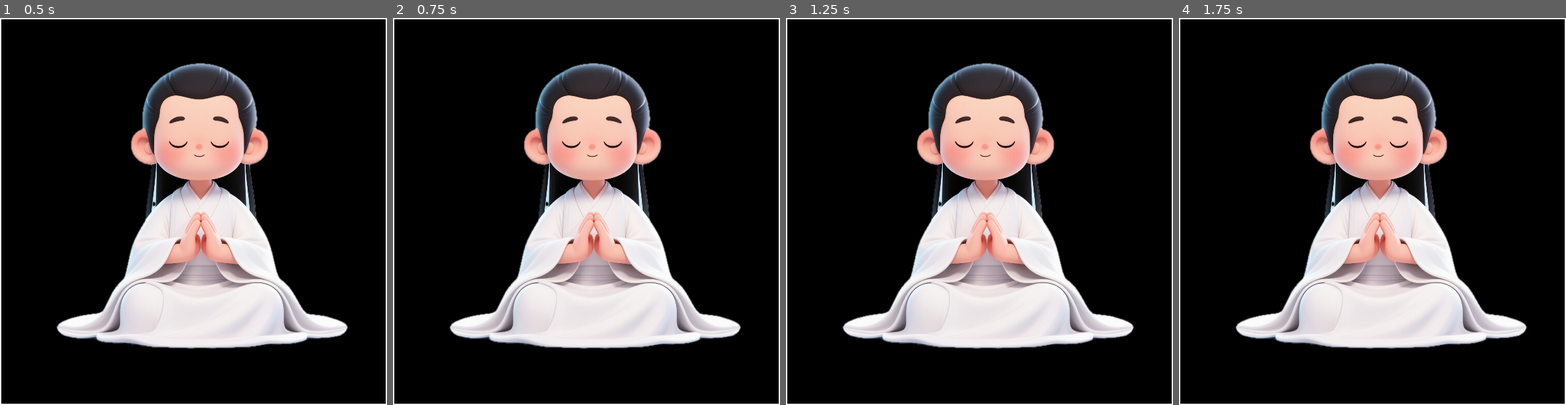
Above: before the commit, frames 1-4 (left to right).
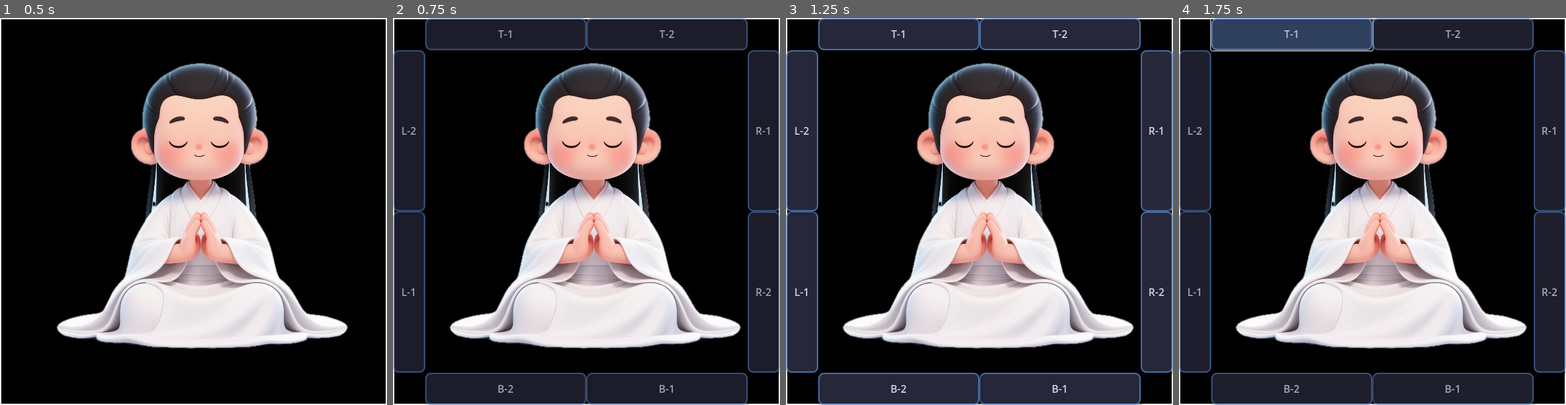
Above: after the commit, the same moments.

Repository: lichen63/cyber-cultivation
Game: Godot game, scene res://scenes/Main.tscn
The game is run twice, just before and just after one commit, with the same random seed, the same clock (stepped at 60 frames per second) and the same inputs.
Inputs (mouse positions are in pixels of both pictures, inside the frame that each line leads up to):
- Up to frame 1 (0.5 s): no input
- Up to frame 2 (0.75 s): tap Enter at 0.5 s; drag from (586, 211) to (625, 126) at 0.52 s
- Up to frame 3 (1.25 s): no input
- Up to frame 4 (1.75 s): click (1291, 33) at 1.25 s, where only the run after the commit has a clickable "T-1"

Frame 1 is identical in both runs. In frame 2, 28% of the frame differs, in the area x 0-100%, y 0-100%; in frame 3, 28%; in frame 4, 28%.

Commit message:
feat: add around buttons when mouse hover on window (#1)
* add hover buttons

* refine hover buttons

* refien button sytle

* add todo list

* update TODO

Diff:
--- a/scripts/ui/Main.gd
+++ b/scripts/ui/Main.gd
@@ -1,8 +1,20 @@
 extends Control
 
-# Variables for window dragging
+# Node references
+@onready var character_node: TextureRect = $Character
+
+# Action button system
+var action_buttons: Array[Button] = []
+var buttons_visible: bool = false
+var show_tween: Tween
+var hide_tween: Tween
+var is_animating: bool = false
+
+# Window dragging system
 var is_dragging: bool = false
 var mouse_initial_pos: Vector2 = Vector2.ZERO
+
+# === LIFECYCLE METHODS ===
 
 func _ready() -> void:
   # Enable transparent background
@@ -11,6 +23,15 @@
 
   # Enable drawing for border
   set_process(true)
+
+  # Create action buttons
+  create_action_buttons()
+
+  # Connect mouse signals for window hover detection
+  mouse_entered.connect(_on_window_mouse_entered)
+  mouse_exited.connect(_on_window_mouse_exited)
+
+# === INPUT HANDLING ===
 
 func _gui_input(event: InputEvent) -> void:
   """Handle mouse input for window dragging"""
@@ -30,6 +51,8 @@
     var position_delta: Vector2 = global_mouse_pos - mouse_initial_pos
     window.position += Vector2i(position_delta)
 
+# === DRAWING ===
+
 func _draw() -> void:
   """Draw the window border"""
   # Get the window size
@@ -44,3 +67,196 @@
   draw_rect(Rect2(0, window_size.y - border_width, window_size.x, border_width), border_color) # Bottom
   draw_rect(Rect2(0, 0, border_width, window_size.y), border_color) # Left
   draw_rect(Rect2(window_size.x - border_width, 0, border_width, window_size.y), border_color) # Right
+
+# === UI CREATION ===
+
+func create_action_buttons() -> void:
+  """Create action buttons around the window border"""
+  var window_size = get_window().size
+  var button_thickness = 50 # Thickness of the button strip
+
+  # Calculate button dimensions for 2 buttons per side
+  var top_bottom_button_width = (window_size.x - 2 * button_thickness) / 2.0
+  var left_right_button_height = (window_size.y - 2 * button_thickness) / 2.0
+
+  # Button positions and sizes around the border (8 buttons total - 2 per side)
+  var button_configs = [
+    # Top buttons (2 buttons)
+    {"pos": Vector2(button_thickness, 0), "size": Vector2(top_bottom_button_width, button_thickness)}, # Top left
+    {"pos": Vector2(button_thickness + top_bottom_button_width, 0), "size": Vector2(top_bottom_button_width, button_thickness)}, # Top right
+
+    # Right buttons (2 buttons)
+    {"pos": Vector2(window_size.x - button_thickness, button_thickness), "size": Vector2(button_thickness, left_right_button_height)}, # Right top
+    {"pos": Vector2(window_size.x - button_thickness, button_thickness + left_right_button_height), "size": Vector2(button_thickness, left_right_button_height)}, # Right bottom
+
+    # Bottom buttons (2 buttons)
+    {"pos": Vector2(button_thickness + top_bottom_button_width, window_size.y - button_thickness), "size": Vector2(top_bottom_button_width, button_thickness)}, # Bottom right
+    {"pos": Vector2(button_thickness, window_size.y - button_thickness), "size": Vector2(top_bottom_button_width, button_thickness)}, # Bottom left
+
+    # Left buttons (2 buttons)
+    {"pos": Vector2(0, button_thickness + left_right_button_height), "size": Vector2(button_thickness, left_right_button_height)}, # Left bottom
+    {"pos": Vector2(0, button_thickness), "size": Vector2(button_thickness, left_right_button_height)} # Left top
+  ]
+
+  # Button labels for different functions (2 per side: Top, Right, Bottom, Left)
+  var labels = ["T-1", "T-2", "R-1", "R-2", "B-1", "B-2", "L-1", "L-2"]
+
+  for i in range(button_configs.size()):
+    var button = Button.new()
+    button.text = labels[i]
+    button.size = button_configs[i]["size"]
+    button.position = button_configs[i]["pos"]
+    button.visible = false # Initially hidden
+
+    # Create beautiful modern button style
+    style_button(button)
+
+    # Connect button signal for future functionality
+    button.pressed.connect(_on_action_button_pressed.bind(i))
+
+    # Add button to scene and array
+    add_child(button)
+    action_buttons.append(button)
+
+func style_button(button: Button) -> void:
+  """Apply beautiful modern styling to a button"""
+  # Create custom StyleBoxFlat for normal state
+  var style_normal = StyleBoxFlat.new()
+  style_normal.bg_color = Color(0.2, 0.2, 0.3, 0.85) # Dark blue-gray with transparency
+  style_normal.border_width_left = 2
+  style_normal.border_width_right = 2
+  style_normal.border_width_top = 2
+  style_normal.border_width_bottom = 2
+  style_normal.border_color = Color(0.4, 0.6, 0.9, 0.8) # Bright blue border
+  style_normal.corner_radius_top_left = 8
+  style_normal.corner_radius_top_right = 8
+  style_normal.corner_radius_bottom_left = 8
+  style_normal.corner_radius_bottom_right = 8
+  style_normal.shadow_color = Color(0, 0, 0, 0.3)
+  style_normal.shadow_size = 4
+  style_normal.shadow_offset = Vector2(2, 2)
+
+  # Create custom StyleBoxFlat for hover state
+  var style_hover = StyleBoxFlat.new()
+  style_hover.bg_color = Color(0.3, 0.4, 0.6, 0.9) # Lighter blue when hovered
+  style_hover.border_width_left = 2
+  style_hover.border_width_right = 2
+  style_hover.border_width_top = 2
+  style_hover.border_width_bottom = 2
+  style_hover.border_color = Color(0.5, 0.7, 1.0, 1.0) # Brighter blue border
+  style_hover.corner_radius_top_left = 8
+  style_hover.corner_radius_top_right = 8
+  style_hover.corner_radius_bottom_left = 8
+  style_hover.corner_radius_bottom_right = 8
+  style_hover.shadow_color = Color(0, 0, 0, 0.4)
+  style_hover.shadow_size = 6
+  style_hover.shadow_offset = Vector2(2, 2)
+
+  # Create custom StyleBoxFlat for pressed state
+  var style_pressed = StyleBoxFlat.new()
+  style_pressed.bg_color = Color(0.1, 0.2, 0.4, 0.95) # Darker when pressed
+  style_pressed.border_width_left = 2
+  style_pressed.border_width_right = 2
+  style_pressed.border_width_top = 2
+  style_pressed.border_width_bottom = 2
+  style_pressed.border_color = Color(0.3, 0.5, 0.8, 1.0) # Darker blue border
+  style_pressed.corner_radius_top_left = 8
+  style_pressed.corner_radius_top_right = 8
+  style_pressed.corner_radius_bottom_left = 8
+  style_pressed.corner_radius_bottom_right = 8
+  style_pressed.shadow_color = Color(0, 0, 0, 0.2)
+  style_pressed.shadow_size = 2
+  style_pressed.shadow_offset = Vector2(1, 1)
+
+  # Apply styles to button
+  button.add_theme_stylebox_override("normal", style_normal)
+  button.add_theme_stylebox_override("hover", style_hover)
+  button.add_theme_stylebox_override("pressed", style_pressed)
+
+  # Set text color and font properties
+  button.add_theme_color_override("font_color", Color(0.9, 0.9, 1.0, 1.0)) # Light blue-white text
+  button.add_theme_color_override("font_hover_color", Color(1.0, 1.0, 1.0, 1.0)) # Pure white on hover
+  button.add_theme_color_override("font_pressed_color", Color(0.8, 0.9, 1.0, 1.0)) # Slightly dimmer when pressed
+
+  # Initial transparency for animation
+  button.modulate = Color(1.0, 1.0, 1.0, 0.0)
+
+# === EVENT HANDLERS ===
+
+func _on_window_mouse_entered() -> void:
+  """Show action buttons when mouse enters window area"""
+  show_action_buttons()
+
+func _on_window_mouse_exited() -> void:
+  """Hide action buttons when mouse exits window area"""
+  hide_action_buttons()
+
+func _on_action_button_pressed(button_index: int) -> void:
+  """Handle action button presses - placeholder for future functionality"""
+  var button_names = ["Top-1", "Top-2", "Right-1", "Right-2", "Bottom-1", "Bottom-2", "Left-1", "Left-2"]
+  print("Action button pressed: ", button_names[button_index])
+  # TODO: Implement specific functionality for each action button
+
+# === UTILITY METHODS ===
+
+func show_action_buttons() -> void:
+  """Make action buttons visible with fade-in animation"""
+  if buttons_visible and not is_animating:
+    return
+
+  # Stop any existing hide animation
+  if hide_tween:
+    hide_tween.kill()
+    hide_tween = null
+
+  # If we're currently hiding, interrupt the animation and show immediately
+  if is_animating and not buttons_visible:
+    # Cancel current animation state
+    is_animating = false
+
+  # If already visible and not animating, no need to do anything
+  if buttons_visible and not is_animating:
+    return
+
+  is_animating = true
+  buttons_visible = true
+
+  for button in action_buttons:
+    button.visible = true
+
+  # Create and save the show tween
+  show_tween = create_tween()
+  show_tween.set_parallel(true) # Allow multiple properties to animate simultaneously
+
+  for button in action_buttons:
+    show_tween.tween_property(button, "modulate:a", 0.9, 0.3)
+
+  # Set animation finished callback
+  show_tween.tween_callback(func(): is_animating = false).set_delay(0.3)
+
+func hide_action_buttons() -> void:
+  """Hide action buttons with fade-out animation"""
+  if not buttons_visible or is_animating:
+    return
+
+  # Stop any existing show animation
+  if show_tween:
+    show_tween.kill()
+    show_tween = null
+
+  is_animating = true
+  buttons_visible = false
+
+  # Create and save the hide tween
+  hide_tween = create_tween()
+  hide_tween.set_parallel(true) # Allow multiple properties to animate simultaneously
+
+  for button in action_buttons:
+    hide_tween.tween_property(button, "modulate:a", 0.0, 2.0)
+
+  # Set visibility to false after animation completes
+  hide_tween.tween_callback(func():
+    for button in action_buttons:
+      button.visible = false
+    is_animating = false
+  ).set_delay(2.0)
Not shown, changed: .github/DEVELOPMENT.md
Not shown, changed: README.md
